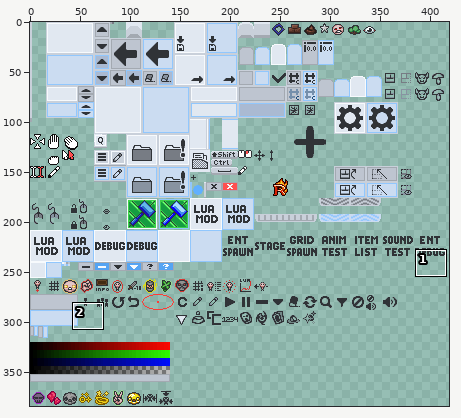
Edited in one commit: sprite sheet (resources/gfx/editor/atlas copy.png). Above, an overview of the earlier version with the close-up marked.
Close-up. The starting point:
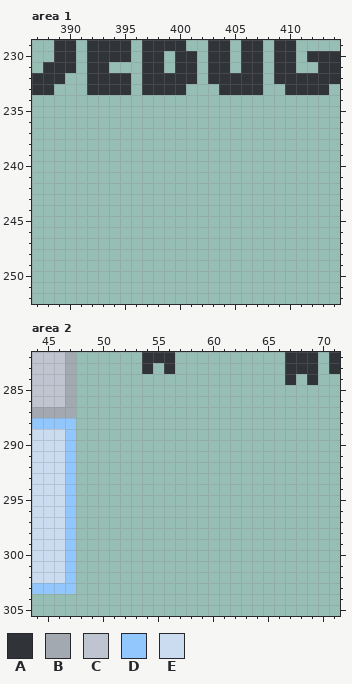
The file is 428x384 pixels. Colours within 5 levels of each other are drawn and written as one. Shown: area 1: x 387..414, y 229..252; area 2: x 44..71, y 282..305. The wide view leaves out empty margins.
Palette (. is transparent): A #303337  B #a3a9b1  C #bec5d0  D #91c7fd  E #cbdcf1
Pixels before, area 1, first column x 387:
229 ..AA.AAAA.AAAA..AA.AA.AA....
230 ..AA.AAAA.AA.AA.AA.AA.AA.AAA
231 .AAA.AA...AA.AA.AA.AA.AA..AA
232 AAA..AAAA.AAAAA.AAAAA.AAAAAA
233 AA...AAAA.AAAA...AAAA..AAAA.
Pixels before, area 2, first column x 44:
282 CCCB......AAA..........AAA.A
283 CCCB......A.A..........AAA.A
284 CCCB...................A.A..
285 CCCB........................
286 CCCB........................
287 BBBB........................
288 DDDD........................
289 EEED........................
290 EEED........................
291 EEED........................
292 EEED........................
293 EEED........................
294 EEED........................
295 EEED........................
296 EEED........................
297 EEED........................
298 EEED........................
299 EEED........................
300 EEED........................
301 EEED........................
302 EEED........................
303 DDDD........................
The same view after the edit:
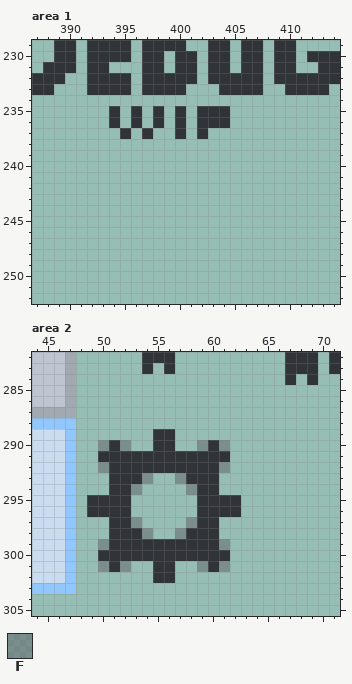
Colours new in this view: F #5d616883
Edits made:
Area 1:
y 235..236: x 394 . -> A; x 396 . -> A; x 398 . -> A; x 400 . -> A; x 402..404 ... -> AAA
y 237: x 395 . -> A; x 397 . -> A; x 400 . -> A; x 402 . -> A
Area 2:
y 289: x 55..56 .. -> AA
y 290: x 50..52 ... -> FAF; x 55..56 .. -> AA; x 59..61 ... -> FAF
y 291: x 50..61 ............ -> AAAAAAAAAAAA
y 292: x 50..61 ............ -> FAAAAAAAAAAF
y 293: x 51..54 .... -> AAAF; x 57..60 .... -> FAAA
y 294: x 51..53 ... -> AAF; x 58..60 ... -> FAA
y 295..296: x 49..52 .... -> AAAA; x 59..62 .... -> AAAA
y 297: x 51..53 ... -> AAF; x 58..60 ... -> FAA
y 298: x 51..54 .... -> AAAF; x 57..60 .... -> FAAA
y 299: x 50..61 ............ -> FAAAAAAAAAAF
y 300: x 50..61 ............ -> AAAAAAAAAAAA
y 301: x 50..52 ... -> FAF; x 55..56 .. -> AA; x 59..61 ... -> FAF
y 302: x 55..56 .. -> AA
